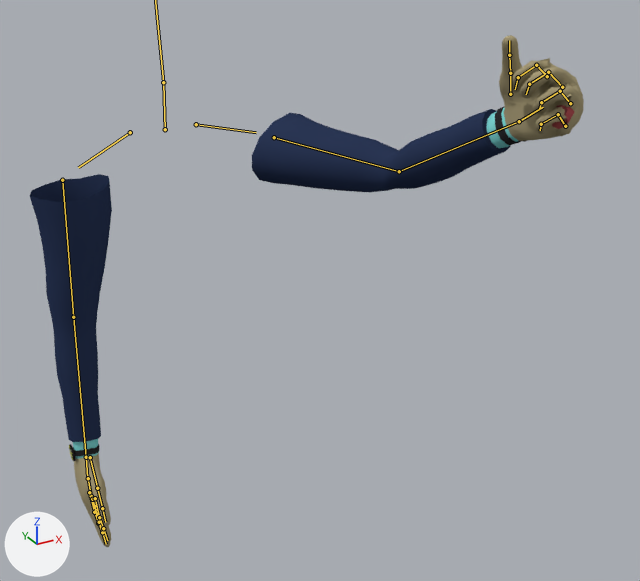
One commit to the Blender file Assets/3D Assets/Hands/FPS Mode Anims/Idle With Document.blend: the scene before it, then after it.
Camera for both pictures: a camera (50 mm lens) standing at (-2.54, -7.51, 8.36) and looking at (0.61, -1.79, 5.5). Lighting does not change. The marker at lower left points along +X, +Y and +Z. Both versions are drawn at frame 75 of the action 'metarigAction'; the numbers are the values there. The bones that bend it are drawn over the model as lines.

The first picture shows 'Character Mesh'.
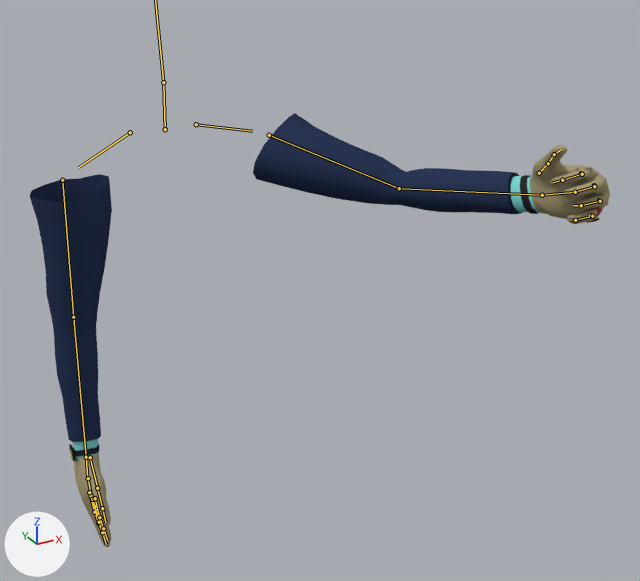
Location of each change, [x1, y1, x2, y2] in pixels of the pictures (640 x 581 px):
'Character Mesh', posed (15% shorter): before [30, 35, 584, 547]; after [30, 113, 610, 547]
bone 'shoulder.L', root to tip: before (196, 124) to (256, 132); after (196, 124) to (252, 131)

Diff of the bpy script that builds the scene:
```diff
--- a/Assets/3D Assets/Hands/FPS Mode Anims/Idle With Document.blend.py
+++ b/Assets/3D Assets/Hands/FPS Mode Anims/Idle With Document.blend.py
@@ bone_shoulder_l @@
 bone_shoulder_l = bpy.data.objects['metarig'].pose.bones['shoulder.L']
 bone_shoulder_l.rotation_mode = 'YXZ'
-bone_shoulder_l.rotation_euler = (0.244, -0.82, -0.384)  # degrees (14, -47, -22)
+bone_shoulder_l.rotation_euler = (0.262, -0.646, -0.0873)  # degrees (15, -37, -5)
```
